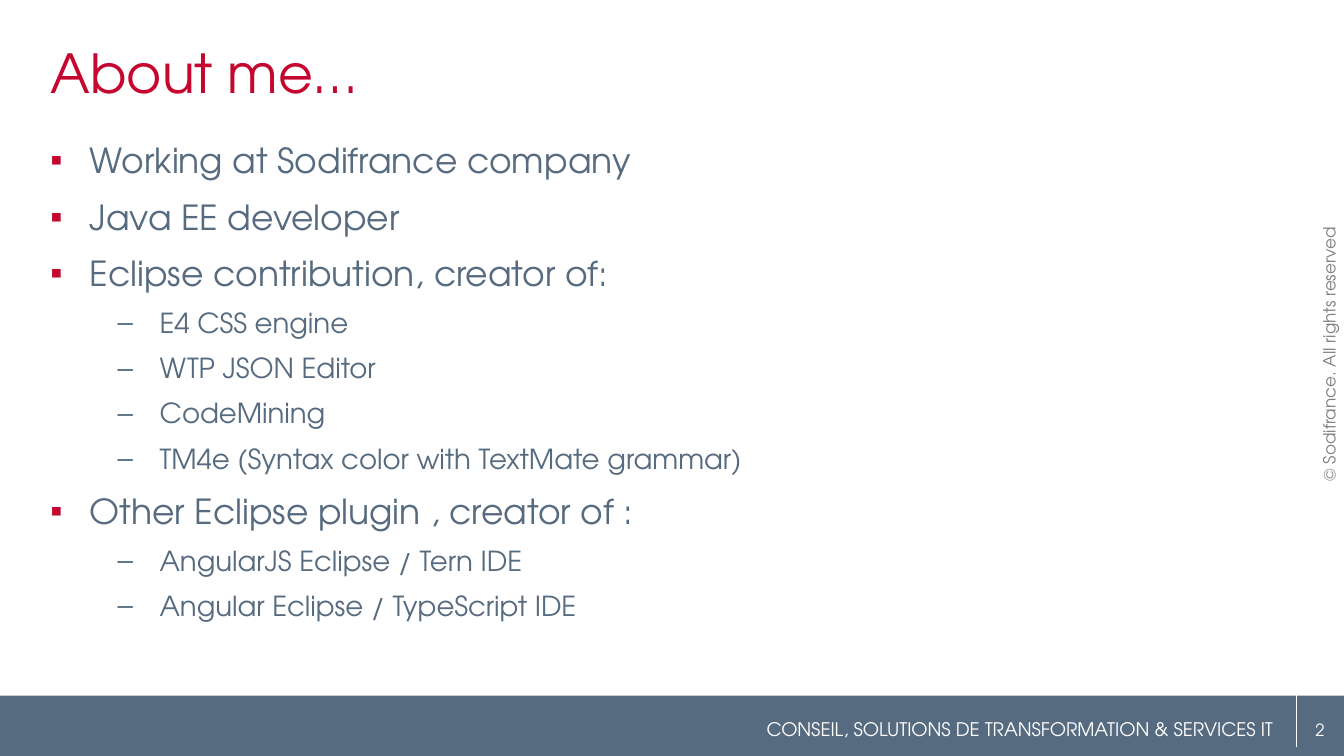
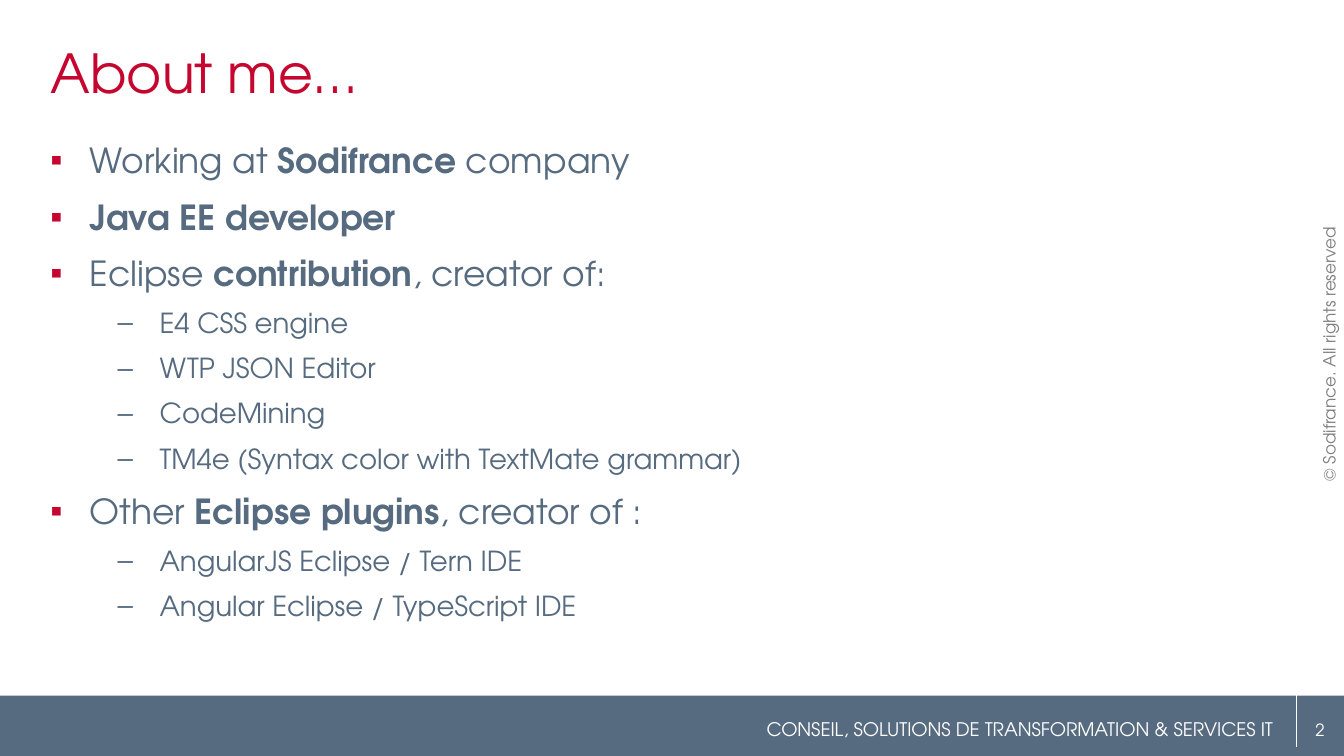
Before and after one commit to angelozerr/EclipseConFrance2018, a slide deck: slide 2 of EclipseConFrance2018_CodeMining.pptx. Drawn at 1344x756 pixels with LibreOffice and Linux fonts; fonts in the diff are those of the drawing; background and template pictures are left out. Boxes give left, top, right and bottom in pixels: in the first picture for what was removed or moved away, otherwise in the second. Text is boxed around its words. In the diff, an @@ line names an element or a change of style, - is before the commit and + after.

```diff
--- a/EclipseConFrance2018_CodeMining.pptx
+++ b/EclipseConFrance2018_CodeMining.pptx
@@ text at (x1=90, y1=146, x2=630, y2=293): bold on in "Sodifrance", "Java EE developer", "contribution," @@
@@ text at (x1=90, y1=497, x2=623, y2=532): text changed @@
-▪ Other Eclipse plugin , creator of :
+▪ Other Eclipse plugins, creator of :
```
Also in this commit, not shown: 7 other slides changed, 1 slide added, 1 slide removed, 1 other file.
